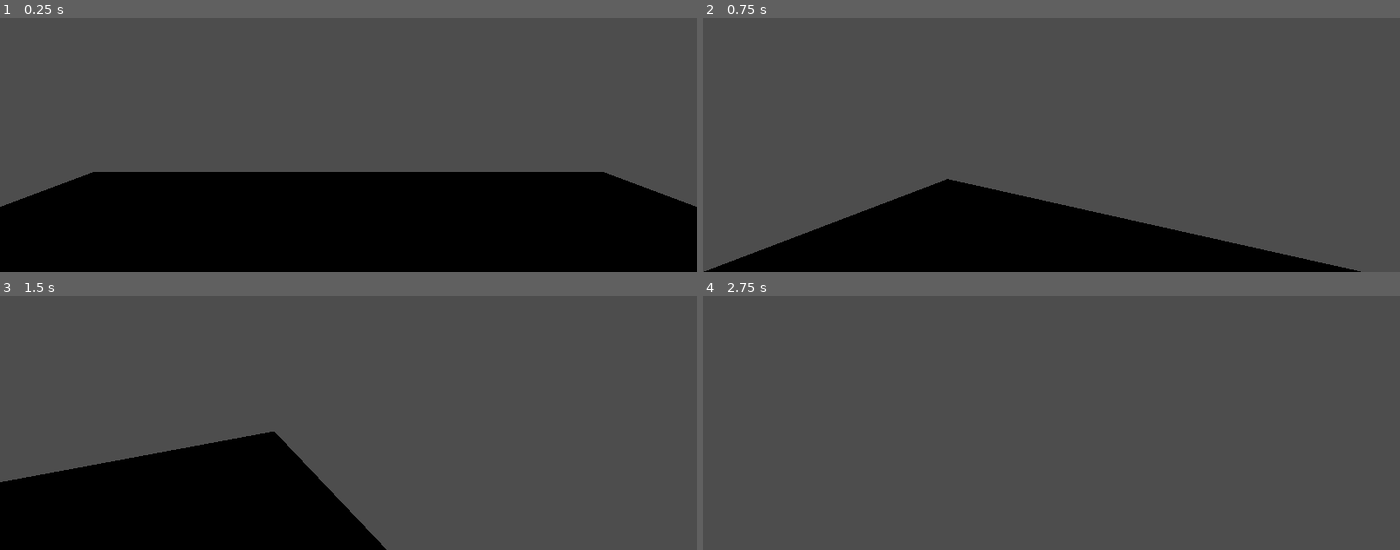
Above: before the commit, frames 1-4 (two rows, left to right).
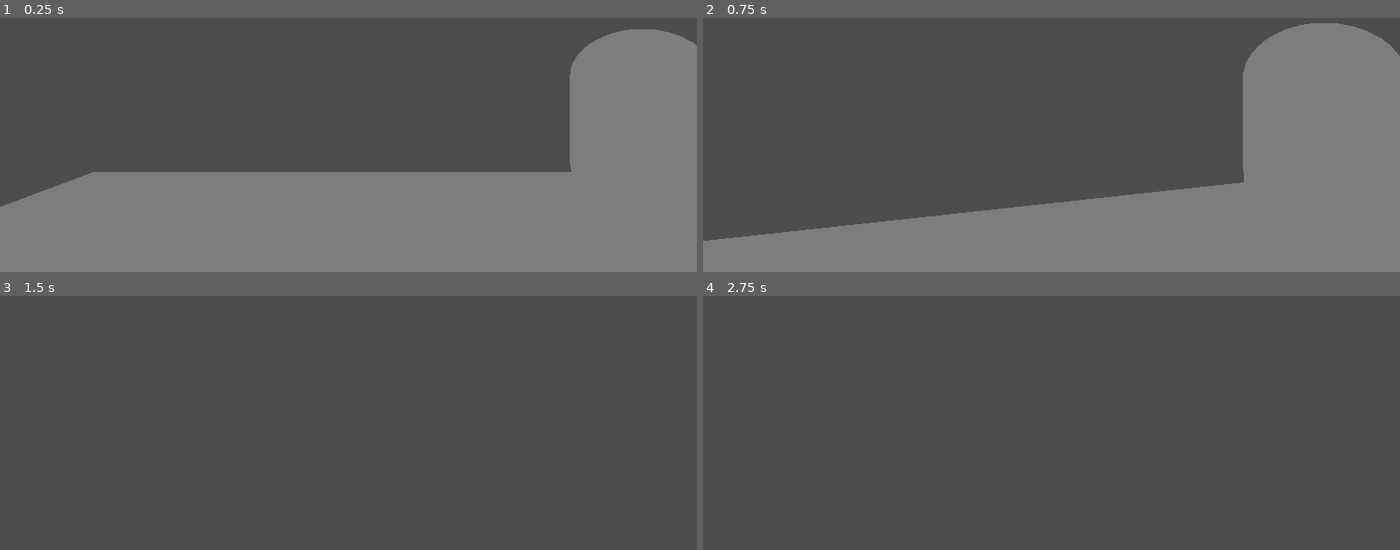
Above: after the commit, the same moments.

Repository: Shatterwaltz/Engrave
Game: Godot game, scene res://Main/Main.tscn
Same seed, same stepped clock (60 frames per second), same inputs: the game is played once before the commit and once after it.
Inputs (mouse positions are in pixels of both pictures, inside the frame that each line leads up to):
- Up to frame 1 (0.25 s): no input
- Up to frame 2 (0.75 s): tap Enter at 0.5 s; move the mouse to (1086, 76) at 0.52 s; hold W (forward) from 0.53 s (still down); right-click (1086, 76) at 0.6 s
- Up to frame 3 (1.5 s): keep holding W (forward); tap Space (jump) at 0.77, 1.25 s; move the mouse to (313, 356) at 1.27 s; right-click (313, 356) at 1.35 s
- Up to frame 4 (2.75 s): keep holding W (forward); tap Space (jump) at 1.52 s; move the mouse to (1065, 346) at 2.02 s; right-click (1065, 346) at 2.1 s

The runs differ from the first frame. In frame 1, 48% of the frame differs, in the area x 0-100%, y 4-100%; in frame 2, 42%; in frame 3, 18%; in frame 4, nothing differs.

Commit message:
interaction logic

Diff:
--- a/Areas/Debug Room/DebugRoom.tscn
+++ b/Areas/Debug Room/DebugRoom.tscn
@@ -1,4 +1,6 @@
-[gd_scene load_steps=3 format=3 uid="uid://gy5q14223wy8"]
+[gd_scene load_steps=4 format=3 uid="uid://gy5q14223wy8"]
+
+[ext_resource type="PackedScene" uid="uid://bub4wocwid7yu" path="res://Entities/NPCs/Veil.tscn" id="1_l7ax4"]
 
 [sub_resource type="BoxShape3D" id="BoxShape3D_88ylt"]
 size = Vector3(2, 1, 2)
@@ -17,3 +19,6 @@
 [node name="MeshInstance3D" type="MeshInstance3D" parent="StaticBody3D"]
 mesh = SubResource("PlaneMesh_6abte")
 skeleton = NodePath("../..")
+
+[node name="Veil" parent="." instance=ExtResource("1_l7ax4")]
+transform = Transform3D(1, 0, 0, 0, 1, 0, 0, 0, 1, 3.00809, 0, -2.70613)
--- /dev/null
+++ b/Components/Interactable.tscn
@@ -0,0 +1,7 @@
+[gd_scene load_steps=2 format=3 uid="uid://bajhtqbcb1n70"]
+
+[ext_resource type="Script" path="res://Components/interactable.gd" id="1_3fke1"]
+
+[node name="Interactable" type="Area3D"]
+collision_layer = 2
+script = ExtResource("1_3fke1")
--- /dev/null
+++ b/Components/interactable.gd
@@ -0,0 +1,4 @@
+extends Node
+class_name Interactable
+
+signal interaction_triggered
--- /dev/null
+++ b/Entities/NPCs/Veil.tscn
@@ -0,0 +1,21 @@
+[gd_scene load_steps=5 format=3 uid="uid://bub4wocwid7yu"]
+
+[ext_resource type="Script" path="res://Entities/NPCs/veil.gd" id="1_74ii2"]
+[ext_resource type="PackedScene" uid="uid://bajhtqbcb1n70" path="res://Components/Interactable.tscn" id="1_y6k5d"]
+
+[sub_resource type="CapsuleMesh" id="CapsuleMesh_oubra"]
+
+[sub_resource type="CapsuleShape3D" id="CapsuleShape3D_slbfg"]
+
+[node name="Veil" type="Node3D"]
+script = ExtResource("1_74ii2")
+
+[node name="MeshInstance3D" type="MeshInstance3D" parent="."]
+transform = Transform3D(1, 0, 0, 0, 1, 0, 0, 0, 1, 0, 1, 0)
+mesh = SubResource("CapsuleMesh_oubra")
+
+[node name="Interactable" parent="." instance=ExtResource("1_y6k5d")]
+
+[node name="CollisionShape3D" type="CollisionShape3D" parent="Interactable"]
+transform = Transform3D(1, 0, 0, 0, 1, 0, 0, 0, 1, 0, 1, 0)
+shape = SubResource("CapsuleShape3D_slbfg")
--- /dev/null
+++ b/Entities/NPCs/veil.gd
@@ -0,0 +1,8 @@
+extends Node
+@onready var interactable: Interactable = $Interactable
+
+func _ready():
+	interactable.interaction_triggered.connect(_on_interact)
+
+func _on_interact():
+	print("Oh, I've been interacted...?")
--- a/Main/Main.tscn
+++ b/Main/Main.tscn
@@ -1,8 +1,12 @@
-[gd_scene load_steps=4 format=3 uid="uid://djytgd1its24k"]
+[gd_scene load_steps=5 format=3 uid="uid://djytgd1its24k"]
 
 [ext_resource type="Script" path="res://UI/ui.gd" id="1_0qyd7"]
 [ext_resource type="PackedScene" uid="uid://gy5q14223wy8" path="res://Areas/Debug Room/DebugRoom.tscn" id="1_ykn47"]
 [ext_resource type="PackedScene" uid="uid://c66pg48nfmd76" path="res://Player/Player.tscn" id="2_sc1ya"]
+
+[sub_resource type="Environment" id="Environment_7rcr7"]
+ambient_light_source = 2
+ambient_light_color = Color(0.909804, 0.909804, 0.909804, 1)
 
 [node name="Main" type="Node3D"]
 
@@ -13,8 +17,11 @@
 offset_bottom = 40.0
 script = ExtResource("1_0qyd7")
 
-[node name="World" type="Node3D" parent="."]
+[node name="WorldEnvironment" type="WorldEnvironment" parent="."]
+environment = SubResource("Environment_7rcr7")
 
-[node name="DebugRoom" parent="World" instance=ExtResource("1_ykn47")]
+[node name="Area" type="Node3D" parent="."]
+
+[node name="DebugRoom" parent="Area" instance=ExtResource("1_ykn47")]
 
 [node name="Player" parent="." instance=ExtResource("2_sc1ya")]
--- a/Player/Player.tscn
+++ b/Player/Player.tscn
@@ -21,4 +21,7 @@
 transform = Transform3D(1, 0, 0, 0, 1, 0, 0, 0, 1, 0, 1.5, 0)
 current = true
 
-[node name="InteractRay" type="RayCast3D" parent="."]
+[node name="InteractRay" type="RayCast3D" parent="Camera3D"]
+target_position = Vector3(0, 0, -3)
+collision_mask = 2
+collide_with_areas = true
--- a/Player/player.gd
+++ b/Player/player.gd
@@ -4,11 +4,16 @@
 const SPEED = 5.0
 const JUMP_VELOCITY = 4.5
 @onready var camera: Camera3D = $Camera3D
+@onready var ui: UI = $"../UI"
+@onready var interact_ray: RayCast3D = $Camera3D/InteractRay
 
 
 # Get the gravity from the project settings to be synced with RigidBody nodes.
 var gravity = ProjectSettings.get_setting("physics/3d/default_gravity")
 var mousePosition: Vector2
+
+func _process(_delta):
+	pass
 
 func _physics_process(delta):
 	# Add the gravity.
@@ -37,3 +42,7 @@
 		rotate_y(deg_to_rad(-event.relative.x * PlayerSettings.sens))
 		camera.rotate_x(deg_to_rad(-event.relative.y * PlayerSettings.sens))
 		camera.rotation.x = clamp(camera.rotation.x, deg_to_rad(-89), deg_to_rad(89))
+
+	if Input.is_action_just_pressed("interact") && interact_ray.is_colliding() &&\
+		interact_ray.get_collider() is Interactable:
+		(interact_ray.get_collider() as Interactable).interaction_triggered.emit()
--- a/UI/ui.gd
+++ b/UI/ui.gd
@@ -1,5 +1,5 @@
 extends Node
-
+class_name UI
 
 # Called when the node enters the scene tree for the first time.
 func _ready():
--- a/player_settings.gd
+++ b/player_settings.gd
@@ -1,3 +1,3 @@
 extends Node
 
-var sens: float = 1.0
+var sens: float = .2
